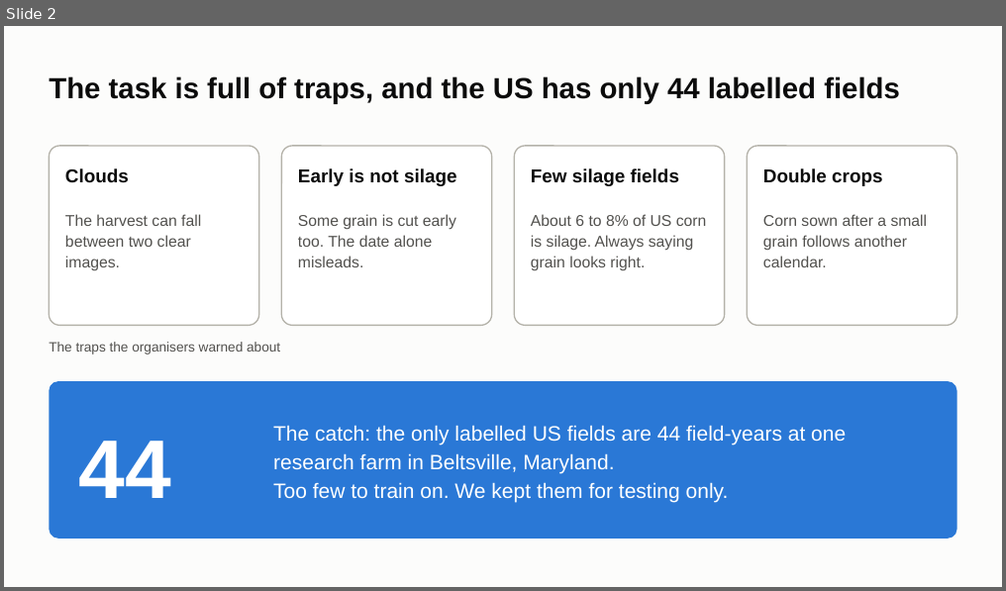
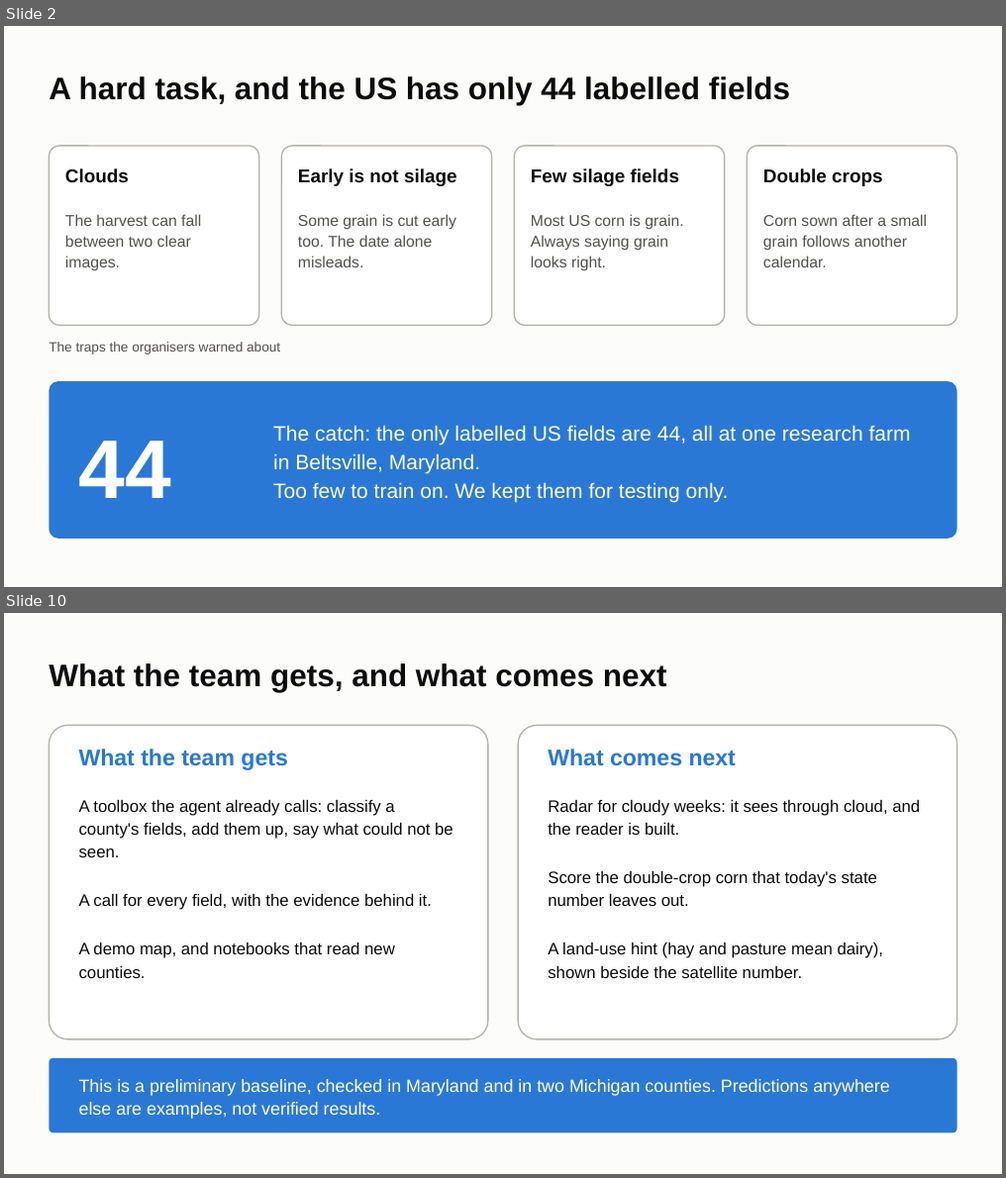
Before and after one commit to ChenSiyun1234/FieldVision, a slide deck: handoff/presentation/FieldVision_model_story.pptx. Shown one above the other, each under a label of ours: slide 2 before the commit, slides 2 and 10 after it; the slides between them are not shown. The pictures are 1006x591 and 1006x1178 pixels, drawn with LibreOffice and Linux fonts; fonts in the diff are those of the drawing. Boxes give left, top, right and bottom in pixels: in the first picture for what was removed or moved away, otherwise in the second. Text is boxed around its words. In the diff, an @@ line names an element or a change of style, - is before the commit and + after.

```diff
--- a/handoff/presentation/FieldVision_model_story.pptx
+++ b/handoff/presentation/FieldVision_model_story.pptx
@@ slide 10 added at (4, 613, 1002, 1174), background #FCFCFB @@
@@ title added at (49, 663, 667, 692), 30 pt, text #0B0B0B, bold @@
+What the team gets, and what comes next
@@ rounded rectangle added at (49, 725, 488, 1040), fill #FFFFFF, outline #B4B2A9 1.25 pt @@
@@ rounded rectangle added at (519, 725, 957, 1040), fill #FFFFFF, outline #B4B2A9 1.25 pt @@
@@ text added at (79, 749, 287, 770), 22 pt, text #2A78D6, bold @@
+What the team gets
@@ text added at (548, 749, 736, 766), 22 pt, text #2A78D6, bold @@
+What comes next
@@ text added at (79, 800, 453, 978), 16 pt, text #0B0B0B @@
+A toolbox the agent already calls: classify a county's fields, add them up, say what could not be seen.
+A call for every field, with the evidence behind it.
+A demo map, and notebooks that read new counties.
@@ text added at (548, 800, 920, 978), 16 pt, text #0B0B0B @@
+Radar for cloudy weeks: it sees through cloud, and the reader is built.
+Score the double-crop corn that today's state number leaves out.
+A land-use hint (hay and pasture mean dairy), shown beside the satellite number.
@@ rounded rectangle added at (49, 1059, 957, 1134), fill #2A78D6 @@
@@ text added at (79, 1079, 889, 1119), 17 pt, text #FFFFFF @@
+This is a preliminary baseline, checked in Maryland and in two Michigan counties. Predictions anywhere else are examples, not verified results.
@@ slide 2 changed as well @@
@@ title at (49, 76, 790, 105): text changed; size 28 to 30 pt @@
-The task is full of traps, and the US has only 44 labelled fields
+A hard task, and the US has only 44 labelled fields
@@ text at (531, 214, 683, 272): text changed @@
-About 6 to 8% of US corn is silage. Always saying grain looks right.
+Most US corn is grain. Always saying grain looks right.
@@ text at (273, 425, 911, 474): text changed @@
-The catch: the only labelled US fields are 44 field-years at one research farm in Beltsville, Maryland.
+The catch: the only labelled US fields are 44, all at one research farm in Beltsville, Maryland.
```
Also in this commit, not shown: 6 other slides changed, 4 other slides added, 8 slides removed, 2 other files.
